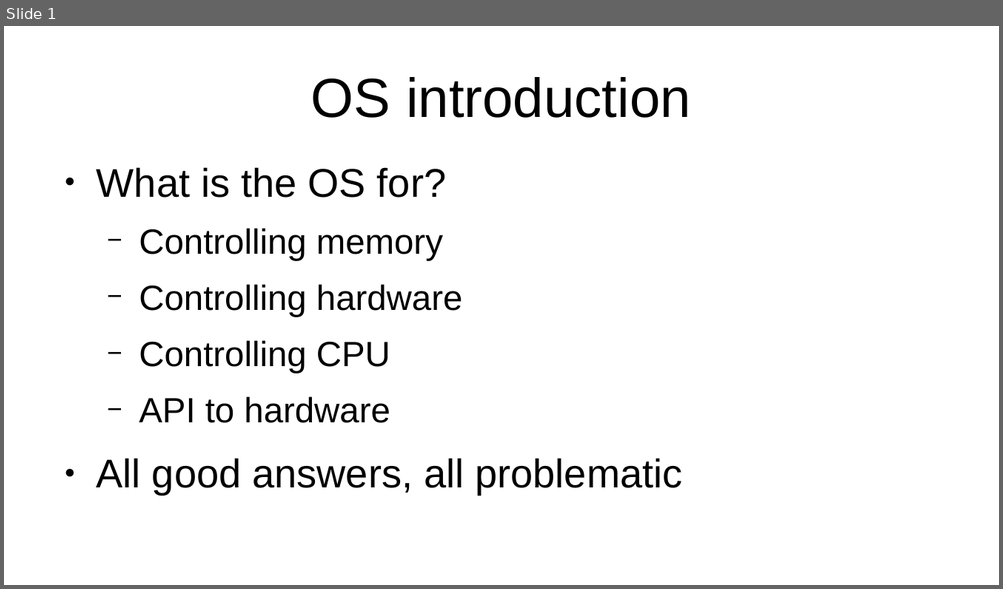
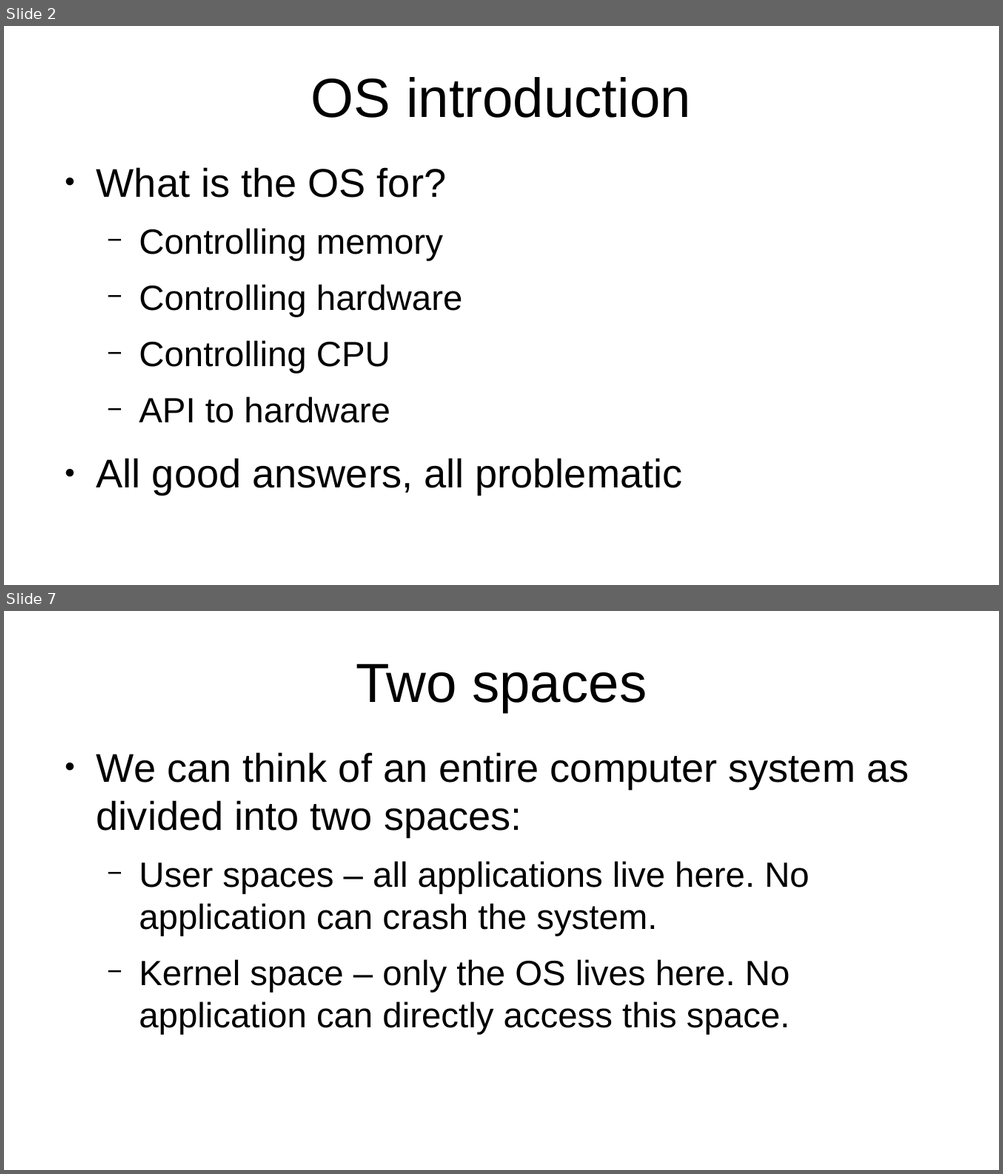
Before and after one commit to veltzer/teaching-slides, a slide deck: odp/os_basics.odp. Shown one above the other, each under a label of ours: slide 1 before the commit, slides 2 and 7 after it; the slides between them are not shown. The pictures are 1003x589 and 1003x1174 pixels, drawn with LibreOffice and Linux fonts; fonts in the diff are those of the drawing. Boxes give left, top, right and bottom in pixels: in the first picture for what was removed or moved away, otherwise in the second. Text is boxed around its words. In the diff, an @@ line names an element or a change of style, - is before the commit and + after.

```diff
--- a/odp/os_basics.odp
+++ b/odp/os_basics.odp
@@ slide 7 added at (4, 611, 999, 1170), background #FFFFFF @@
@@ title added at (356, 664, 646, 712), 44 pt, text #000000 @@
+Two spaces
@@ text added at (96, 752, 908, 1035), 28 pt, text #000000 @@
+● We can think of an entire computer system as divided into two spaces:
+  − User spaces – all applications live here. No application can crash the system.
+  − Kernel space – only the OS lives here. No application can directly access this space.
@@ what was slide 1 is now slide 2 @@
```
Also in this commit, not shown: 2 slides changed, 5 other slides added.
